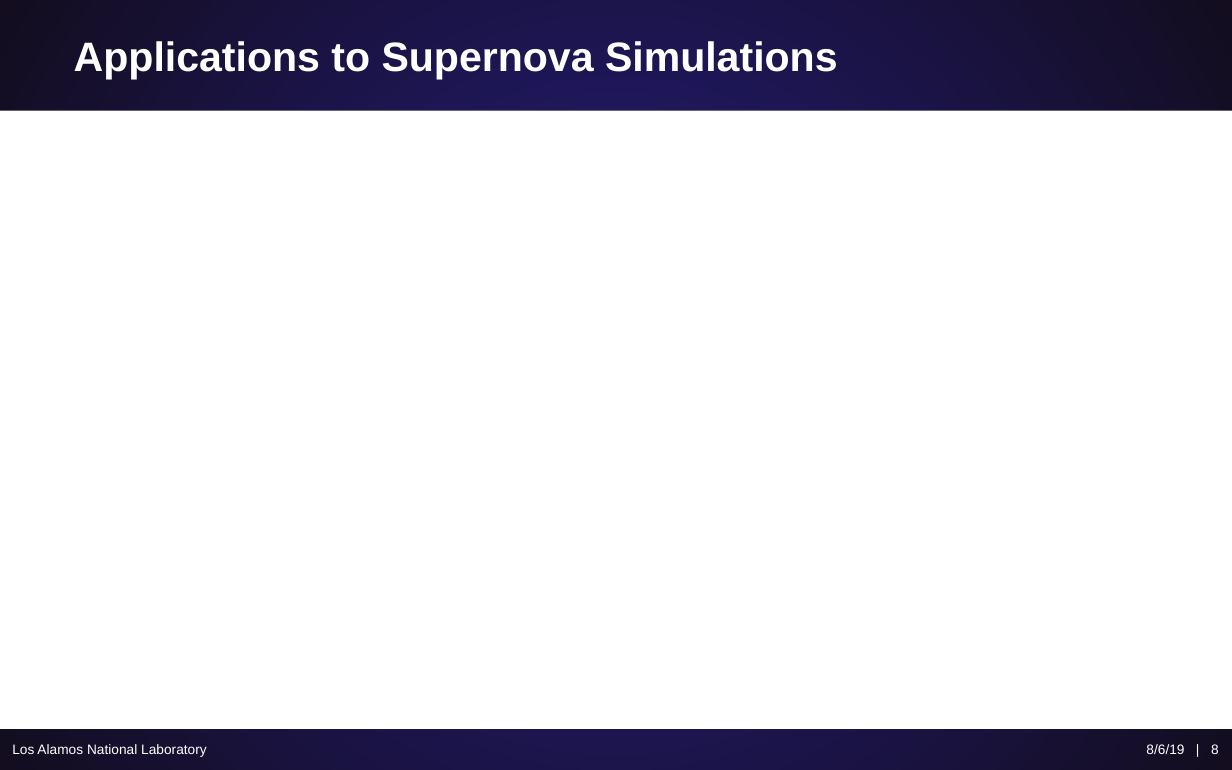
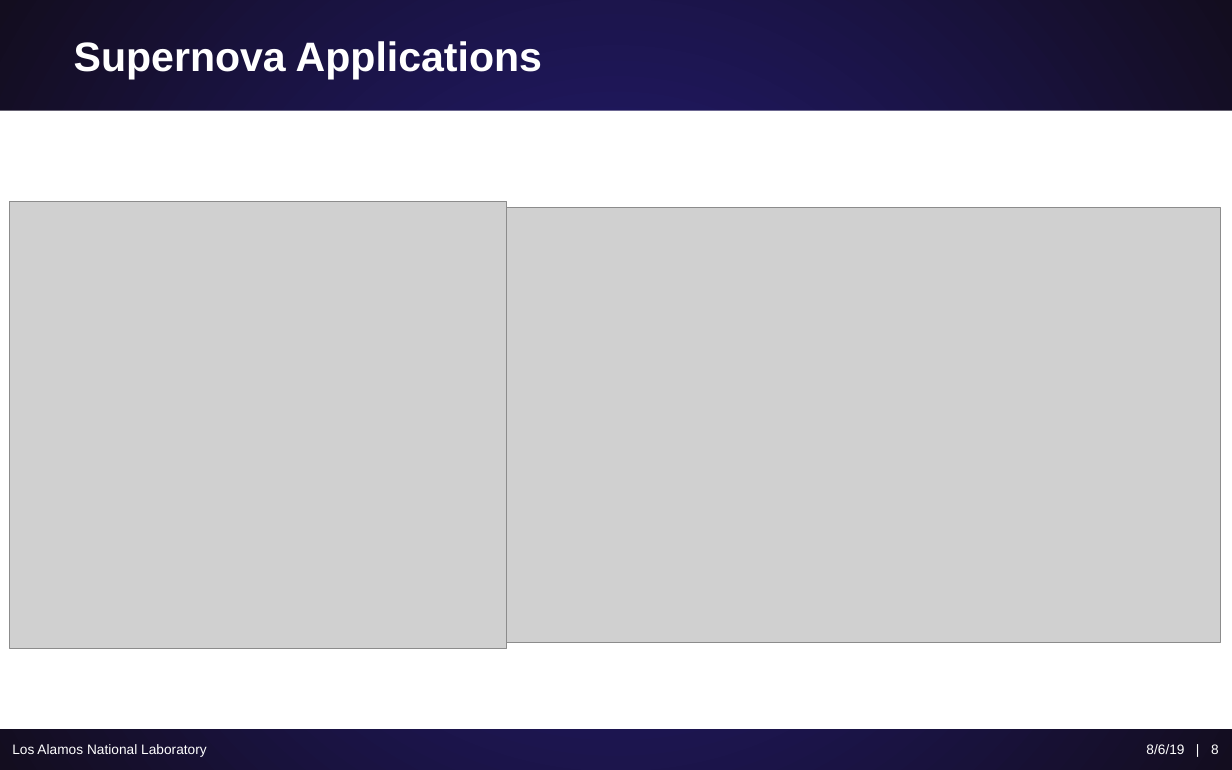
Before and after one commit to ScottCampbellBoise/XCP_Workshop_Report, a slide deck: slide 8 of Poster and Presentation/Campbell_Scott_Variance_Reduction.pptx. Drawn at 1232x770 pixels with LibreOffice and Linux fonts; fonts in the diff are those of the drawing; grey boxes stand for pictures. Boxes give left, top, right and bottom in pixels: in the first picture for what was removed or moved away, otherwise in the second. Text is boxed around its words. In the diff, an @@ line names an element or a change of style, - is before the commit and + after.

```diff
--- a/Poster and Presentation/Campbell_Scott_Variance_Reduction.pptx
+++ b/Poster and Presentation/Campbell_Scott_Variance_Reduction.pptx
@@ title at (74, 41, 542, 80): text changed @@
-Applications to Supernova Simulations
+Supernova Applications
@@ picture added at (10, 201, 508, 648) @@
@@ picture added at (506, 207, 1220, 642) @@
```
Also in this commit, not shown: 1 other slide changed, 1 slide added.
